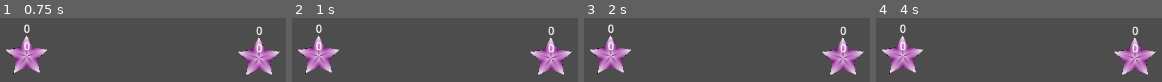
Above: before the commit, frames 1-4 (left to right).
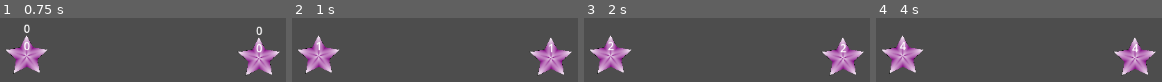
Above: after the commit, the same moments.

Repository: CollinsGamble/another_mc
Game: Godot game, scene res://battle.tscn
The game is run twice, just before and just after one commit, with the same random seed, the same clock (stepped at 60 frames per second) and the same inputs.
Inputs (mouse positions are in pixels of both pictures, inside the frame that each line leads up to):
- Up to frame 1 (0.75 s): tap Enter at 0.5 s; move the mouse to (outside the picture) at 0.52 s; click (outside the picture) at 0.67 s
- Up to frame 2 (1 s): no input
- Up to frame 3 (2 s): tap Space at 1.25 s; drag from (outside the picture) to (844, 57) at 1.27 s
- Up to frame 4 (4 s): tap Enter at 2, 3.5 s; move the mouse to (outside the picture) at 2.02 s; click (outside the picture) at 2.17 s; tap Space at 2.75 s; drag from (outside the picture) to (904, 55) at 2.77 s; move the mouse to (outside the picture) at 3.52 s; click (outside the picture) at 3.67 s

Frame 1 is identical in both runs. In frame 2, 0.8% of the frame differs, in the area x 8-92%, y 9-55%; in frame 3, 0.7%; in frame 4, 0.8%.
Error before the commit: Parse Error: Could not parse global class "TankBase" from "res://tank_base.gd". (res://battle.gd:51)

Commit message:
增加了拖动的线

Diff:
--- a/battle.gd
+++ b/battle.gd
@@ -2,53 +2,94 @@
 
 @export var bases: PackedScene
 var battleTime = 0;
-var playerBases = Array();
+var playerBases = Array()
 
 var drag_start_base = null
+@onready var line = $line
+
 # Called when the node enters the scene tree for the first time.
 func _ready():
-	playerBases.append($base1)
-	playerBases.append($base2)
-	$BattleWatch.start()
+    playerBases.append($base1)
+    playerBases.append($base2)
+    $BattleWatch.start()
+    line.width = 4
+    line.visible  = false
 
 # Called every frame. 'delta' is the elapsed time since the previous frame.
 func _process(delta):
-	pass
+    pass
 
 
 func _on_battle_watch_timeout():
-	battleTime+=1;
-	for pb in playerBases:
-		pb.grow(1)
+    battleTime+=1;
+    for pb in playerBases:
+        pb.grow(1)
 
 func _input(event):
-	if event is InputEventMouseButton:
-		if event.pressed:
-			# 检查鼠标按下的位置是否在某个 TankBase 上
-			var clicked_base = get_tank_base_under_mouse()
-			if clicked_base:
-				drag_start_base = clicked_base
-				print("Start dragging: ", drag_start_base)
-		else:
-			# 鼠标释放时，如果有拖动中的 TankBase
-			if drag_start_base:
-				var released_base = get_tank_base_under_mouse()
-				if released_base and released_base != drag_start_base:
-					print("Released on different base: ", released_base)
-					# 在这里可以处理从一个 TankBase 拖动到另一个的逻辑
-				else:
-					print("Released outside or on the same base")
-				drag_start_base = null
+    if event is InputEventMouseButton:
+        if event.pressed:
+            # 检查鼠标按下的位置是否在某个 TankBase 上
+            var clicked_base = get_tank_base_under_mouse()
+            if clicked_base:
+                drag_start_base = clicked_base
+                print("Start dragging: ", drag_start_base)
+        else:
+            # 鼠标释放时，如果有拖动中的 TankBase
+            if drag_start_base:
+                line.visible  = false
+                var released_base = get_tank_base_under_mouse()
+                if released_base and released_base != drag_start_base:
+                    print("Released on different base: ", released_base)
+                    # 在这里可以处理从一个 TankBase 拖动到另一个的逻辑
+                else:
+                    print("Released outside or on the same base")
+                drag_start_base = null
 
-	elif event is InputEventMouseMotion and drag_start_base:
-		# 拖动中更新当前 TankBase 的位置
-		#drag_start_base.position = get_global_mouse_position()
-		pass
+    elif event is InputEventMouseMotion and drag_start_base:
+        # 拖动中更新当前 TankBase 的位置
+        #drag_start_base.position = get_global_mouse_position()
+        _update_line(drag_start_base.position,event.position)
 
 # 检查鼠标下的 TankBase（或其他按钮）
 func get_tank_base_under_mouse():
-	for child in get_children():
-		if child is TankBase:
-			if child.get_global_rect(Vector2(65, 65)).has_point(get_global_mouse_position()):
-				return child
-	return null
+    for child in get_children():
+        if child is TankBase:
+            if child.get_global_rect(Vector2(65, 65)).has_point(get_global_mouse_position()):
+                return child
+    return null
+
+
+func _update_line(start_position,current_position):
+    line.visible  = true
+    # 设置起点和终点
+    line.clear_points()
+    line.add_point(start_position)
+    line.add_point(current_position)
+
+    # 绘制箭头头部
+    _draw_arrow_head(start_position,current_position)
+
+func _draw_arrow_head(start_position,current_position):
+    # 清除旧的箭头头部
+    line.clear_points()
+
+    # 计算方向向量
+    var direction = (current_position - start_position).normalized()
+
+    # 箭头头部的大小
+    var arrow_size = 20
+    var arrow_width = 10
+
+    # 箭头的两个边角
+    var left_point = current_position - direction.rotated(deg_to_rad(30)) * arrow_size
+    var right_point = current_position - direction.rotated(deg_to_rad(-30)) * arrow_size
+
+    # 绘制箭头主干
+    line.add_point(start_position)
+    line.add_point(current_position)
+
+    # 添加箭头的两个边角点来形成三角形头部
+    line.add_point(left_point)
+    line.add_point(current_position)
+    line.add_point(right_point)
+    line.add_point(current_position)
--- a/battle.tscn
+++ b/battle.tscn
@@ -15,4 +15,7 @@
 
 [node name="BattleWatch" type="Timer" parent="."]
 
+[node name="line" type="Line2D" parent="."]
+default_color = Color(0.958985, 0.496425, 0.652412, 1)
+
 [connection signal="timeout" from="BattleWatch" to="." method="_on_battle_watch_timeout"]
--- a/tank_base.gd
+++ b/tank_base.gd
@@ -11,29 +11,29 @@
 
 # Called when the node enters the scene tree for the first time.
 func _ready():
-	pass # Replace with function body.
+    pass # Replace with function body.
 
 
 # Called every frame. 'delta' is the elapsed time since the previous frame.
 func _process(delta):
-	pass
+    pass
 
 func grow(num):
-	if ((troops+num)<=MAX_TROOP):
-		troops+=num
-		updateDisplay()
+    if ((troops+num)<=MAX_TROOP):
+        troops+=num
+        updateDisplay()
 
 func increment(num):
-	troops+=num
-	updateDisplay()
+    troops+=num
+    updateDisplay()
 
 
 
 
 func updateDisplay():
-	$TroopsCount.text = str(troops)
+    $TroopsCount.text = str(troops)
 
-	if selected_troops<0:
+    if selected_troops<0:
         # 不显示选择项
         $SelectedCount.text = ''
     else:
@@ -44,35 +44,35 @@
 #选择事件的Handles
 # 释放选择
 func releaseSelect():
-	selected_troops = -1;
-	updateDisplay()
+    selected_troops = -1;
+    updateDisplay()
 
 # 单击选一半
 func selectAhalf():
-	selected_troops = troops/2;
-	updateDisplay()
+    selected_troops = troops/2;
+    updateDisplay()
 
 # 双击全选
 func selectAll():
-	selected_troops = troops
-	updateDisplay()
+    selected_troops = troops
+    updateDisplay()
 
 # 出击
 func gogogo(inBoundBase):
-	# 减去当前的选择数量
-	troops -= selected_troops
-	selected_troops = -1
-	updateDisplay()
-	# 创建新实例
-	var tank = tank_scene.instantiate()
-	tank.position = $Position.position
+    # 减去当前的选择数量
+    troops -= selected_troops
+    selected_troops = -1
+    updateDisplay()
+    # 创建新实例
+    var tank = tank_scene.instantiate()
+    tank.position = $Position.position
 
 
 # 被选中动画切换
 func selectAnimation():
-	pass
+    pass
 
 # 获取全局包围盒
 func get_global_rect(size: Vector2):
-	var global_position = get_global_position()  # 获取 TankBase 的全局位置
-	return Rect2(global_position - size / 2, size)  # 返回以中心点为基础的包围盒
+    var global_position = get_global_position()  # 获取 TankBase 的全局位置
+    return Rect2(global_position - size / 2, size)  # 返回以中心点为基础的包围盒
